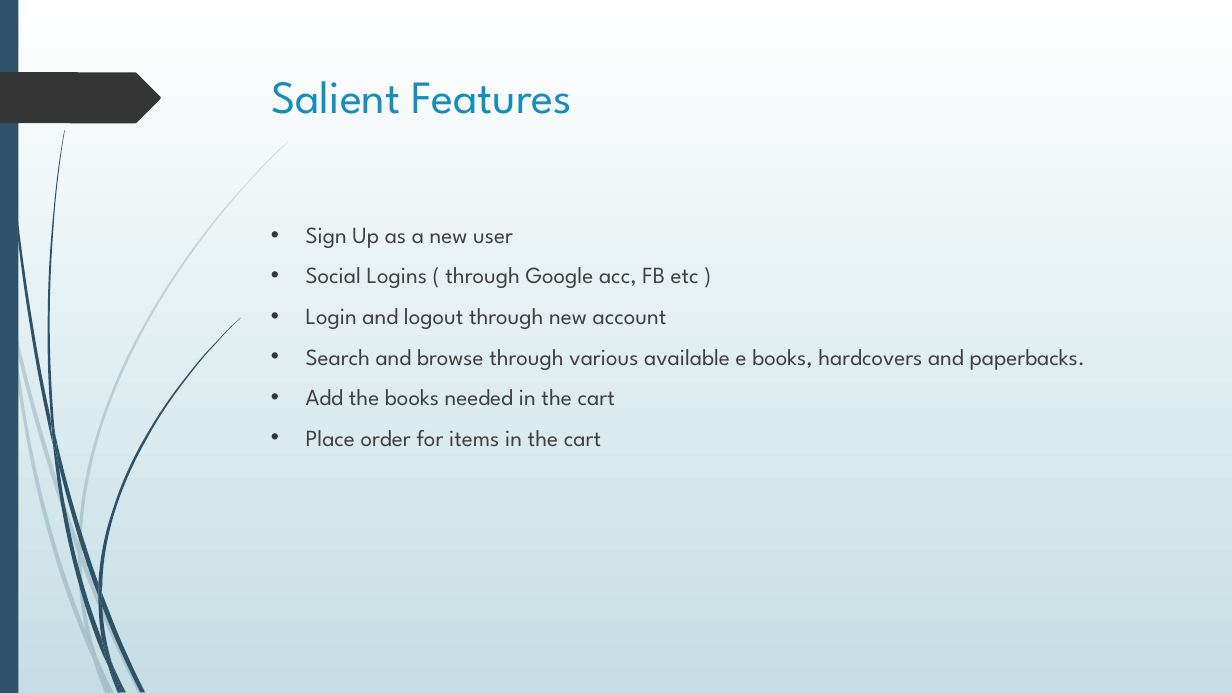
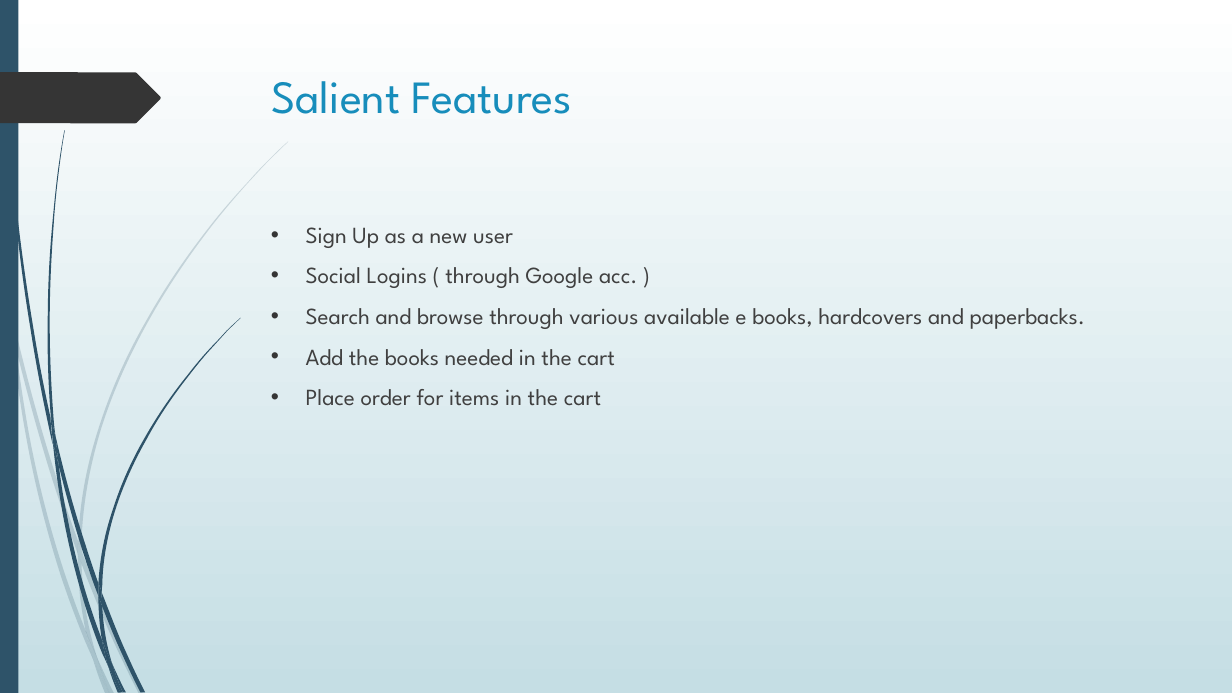
Before and after one commit to CPAD2021SecA/SecAGroup03, a slide deck: slide 3 of CPAD Assignment 1.pptx. Drawn at 1232x693 pixels with LibreOffice and Linux fonts; fonts in the diff are those of the drawing. Boxes give left, top, right and bottom in pixels: in the first picture for what was removed or moved away, otherwise in the second. Text is boxed around its words. In the diff, an @@ line names an element or a change of style, - is before the commit and + after.

```diff
--- a/CPAD Assignment 1.pptx
+++ b/CPAD Assignment 1.pptx
@@ text at [306,267,637,288]: text changed @@
-• Social Logins ( through Google acc, FB etc )
-• Login and logout through new account
+• Social Logins ( through Google acc. )
```
Also in this commit, not shown: 2 other slides changed, 10 other files.
